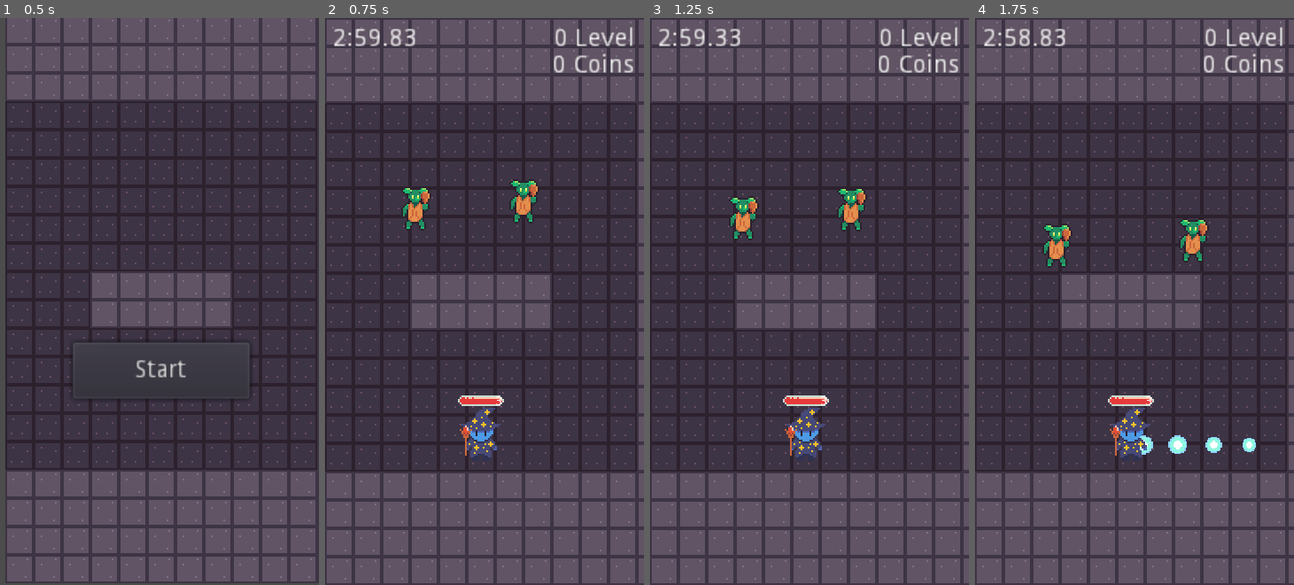
Above: before the commit, frames 1-4 (left to right).
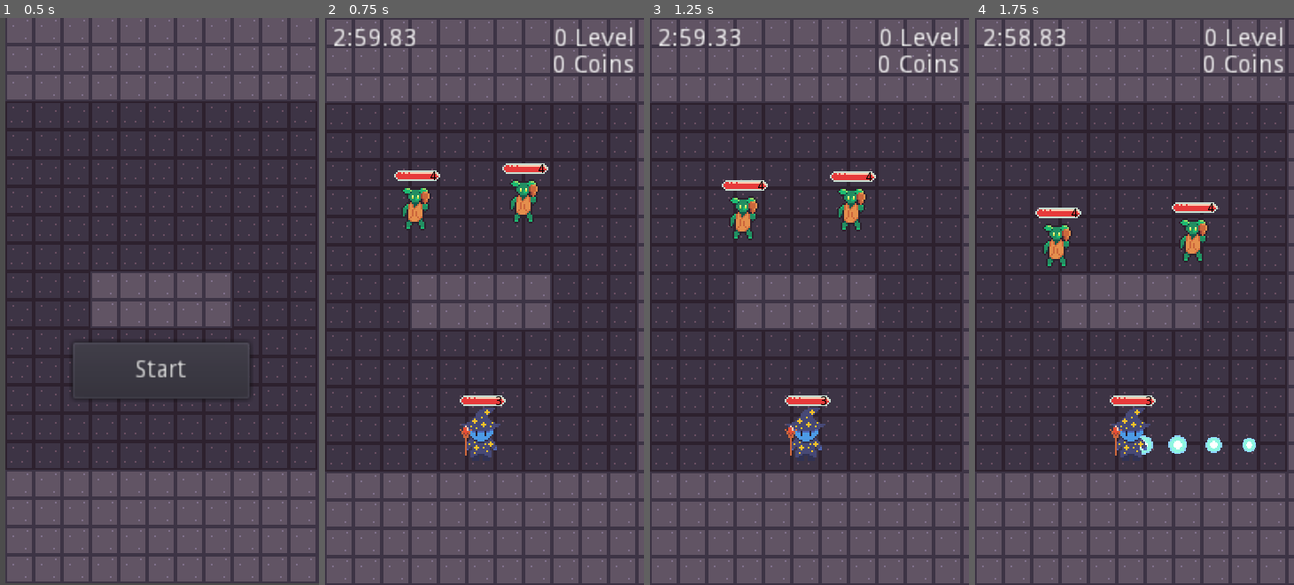
Above: after the commit, the same moments.

Repository: htxdfh/InfGamingSpil
Game: Godot game, scene res://Opening Interface.tscn
The game is run twice, just before and just after one commit, with the same random seed, the same clock (stepped at 60 frames per second) and the same inputs.
Inputs:
- Up to frame 1 (0.5 s): no input
- Up to frame 2 (0.75 s): click "Start" at 0.5 s
- Up to frame 3 (1.25 s): no input
- Up to frame 4 (1.75 s): hold Right (shoot_right) from 1.28 s (still down)

Frame 1 is identical in both runs. In frame 2, 0.6% of the frame differs, in the area x 21-70%, y 25-69%; in frame 3, 0.6%; in frame 4, 0.6%.

Commit message:
Healthbars

Diff:
--- a/Enemy/Goblin.gd
+++ b/Enemy/Goblin.gd
@@ -6,6 +6,7 @@
 
 var coin = preload("res://Coin/Coin.tscn")
 onready var stats = $Stats
+onready var healthBar = $HealthBarSmall
 
 var velocity = Vector2.ZERO
 var path = []
@@ -26,6 +27,7 @@
 	stats.connect("no_health", self, "OnDeath")
 	yield(owner, "ready")
 	nav = owner.nav
+	healthBar.UpdateHealthBar(stats.health, stats.max_health)
 
 func OnDeath():
 	stats.disconnect("no_health", self, "OnDeath")
@@ -56,3 +58,4 @@
 func _on_HurtBox_area_entered(area):
 	stats.health -= 1
 	lastVel = area.get_owner().velocity
+	healthBar.UpdateHealthBar(stats.health, stats.max_health)
--- a/Enemy/Goblin.tscn
+++ b/Enemy/Goblin.tscn
@@ -1,10 +1,11 @@
-[gd_scene load_steps=9 format=2]
+[gd_scene load_steps=10 format=2]
 
 [ext_resource path="res://Enemy/Goblin.png" type="Texture" id=1]
 [ext_resource path="res://Enemy/Goblin.gd" type="Script" id=2]
 [ext_resource path="res://Boxes/HurtBox.tscn" type="PackedScene" id=3]
 [ext_resource path="res://Stats/GoblinStats.tscn" type="PackedScene" id=4]
 [ext_resource path="res://Boxes/HitBox.tscn" type="PackedScene" id=5]
+[ext_resource path="res://Stats/HealthBarSmall.tscn" type="PackedScene" id=6]
 
 [sub_resource type="CapsuleShape2D" id=1]
 radius = 5.0
@@ -49,6 +50,8 @@
 [node name="CollisionShape2D" parent="HitBox" index="0"]
 shape = SubResource( 3 )
 
+[node name="HealthBarSmall" parent="." instance=ExtResource( 6 )]
+
 [connection signal="area_entered" from="HurtBox" to="." method="_on_HurtBox_area_entered"]
 
 [editable path="HurtBox"]
--- a/Player/Player.gd
+++ b/Player/Player.gd
@@ -15,13 +15,15 @@
 onready var flash = $AnimationPlayer
 onready var ysort = $YSort
 onready var shoot_timer = $ProjectileCooldown
-onready var timer = $"PlayerHurtBox/InvincibilityTimer"
+onready var timer = $PlayerHurtBox/InvincibilityTimer
+onready var healthBar = $HealthBarSmall
 
 var invincible = false
 
 func _ready():
 	stats.connect("no_health", self, "queue_free")
 	flash.play("FlashEnd")
+	healthBar.UpdateHealthBar(stats.health, stats.max_health)
 
 func _physics_process(delta):
 	MovePlayer(delta)
@@ -78,7 +80,7 @@
 		Invincibility_started()
 		stats.health -= 1
 		Global.player_health = stats.health
-
+		healthBar.UpdateHealthBar(stats.health, stats.max_health)
 
 func Invincibility_ended():
 	flash.play("FlashEnd")
--- a/Player/Player.tscn
+++ b/Player/Player.tscn
@@ -1,11 +1,10 @@
-[gd_scene load_steps=15 format=2]
+[gd_scene load_steps=14 format=2]
 
 [ext_resource path="res://Player/Player.gd" type="Script" id=1]
 [ext_resource path="res://Player/Sprites/Wizard.png" type="Texture" id=2]
-[ext_resource path="res://Stats/Sprites/HealthBar.png" type="Texture" id=3]
+[ext_resource path="res://Stats/HealthBarSmall.tscn" type="PackedScene" id=3]
 [ext_resource path="res://Stats/PlayerStats.tscn" type="PackedScene" id=4]
 [ext_resource path="res://Boxes/ChannelBox.tscn" type="PackedScene" id=5]
-[ext_resource path="res://Stats/Sprites/HealthBarThin.png" type="Texture" id=6]
 
 [sub_resource type="Shader" id=6]
 code = "shader_type canvas_item;
@@ -139,30 +138,7 @@
 wait_time = 0.1
 one_shot = true
 
-[node name="Node2D" type="Node2D" parent="."]
-position = Vector2( 0, -19 )
-
-[node name="Sprite" type="Sprite" parent="Node2D"]
-visible = false
-texture = ExtResource( 3 )
-hframes = 2
-
-[node name="Sprite2" type="Sprite" parent="Node2D"]
-texture = ExtResource( 6 )
-hframes = 2
-
-[node name="Label" type="Label" parent="Node2D"]
-margin_left = -16.0
-margin_top = -3.0
-margin_right = 40.0
-margin_bottom = 28.0
-rect_scale = Vector2( 0.5, 0.5 )
-text = "3
-"
-align = 2
-__meta__ = {
-"_edit_use_anchors_": false
-}
+[node name="HealthBarSmall" parent="." instance=ExtResource( 3 )]
 
 [connection signal="area_entered" from="PlayerHurtBox" to="." method="_on_PlayerHurtBox_area_entered"]
 [connection signal="timeout" from="PlayerHurtBox/InvincibilityTimer" to="." method="_on_InvincibilityTimer_timeout"]
--- /dev/null
+++ b/Stats/HealthBar.gd
@@ -0,0 +1,8 @@
+extends Node2D
+
+export(NodePath) var HealthFull
+export(NodePath) var HealthLabel
+
+func UpdateHealthBar(HP, maxHP):
+	get_node(HealthLabel).set_text(str(HP))
+	get_node(HealthFull).rect_size.x = lerp(4, 29, float(HP) / float(maxHP))
--- /dev/null
+++ b/Stats/HealthBarSmall.tscn
@@ -0,0 +1,52 @@
+[gd_scene load_steps=3 format=2]
+
+[ext_resource path="res://Stats/Sprites/HealthBarThin.png" type="Texture" id=1]
+[ext_resource path="res://Stats/HealthBar.gd" type="Script" id=2]
+
+[node name="HealthBarSmall" type="Node2D"]
+position = Vector2( 0, -19 )
+script = ExtResource( 2 )
+HealthFull = NodePath("HealthFull")
+HealthLabel = NodePath("Label")
+
+[node name="HealthEmpty" type="TextureRect" parent="."]
+margin_left = -15.0
+margin_top = -3.0
+margin_right = 17.0
+margin_bottom = 3.0
+rect_min_size = Vector2( 0, 2 )
+rect_clip_content = true
+texture = ExtResource( 1 )
+expand = true
+stretch_mode = 3
+flip_h = true
+__meta__ = {
+"_edit_use_anchors_": false
+}
+
+[node name="HealthFull" type="TextureRect" parent="."]
+margin_left = -15.0
+margin_top = -3.0
+margin_right = 14.0
+margin_bottom = 3.0
+rect_min_size = Vector2( 0, 2 )
+rect_clip_content = true
+texture = ExtResource( 1 )
+expand = true
+stretch_mode = 3
+__meta__ = {
+"_edit_use_anchors_": false
+}
+
+[node name="Label" type="Label" parent="."]
+margin_left = -16.0
+margin_top = -3.0
+margin_right = 40.0
+margin_bottom = 28.0
+rect_scale = Vector2( 0.5, 0.5 )
+custom_colors/font_color = Color( 0, 0, 0, 1 )
+text = "3"
+align = 2
+__meta__ = {
+"_edit_use_anchors_": false
+}
